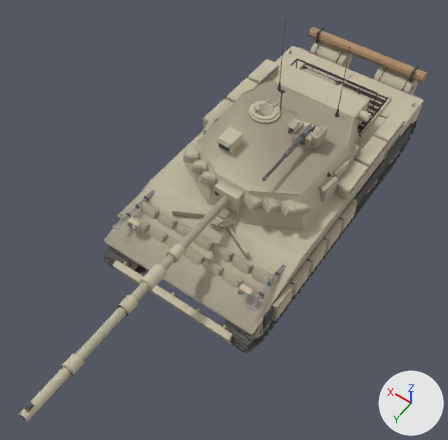
The glTF model assets/models/rus_mbt_90m.glb, before and after one commit.
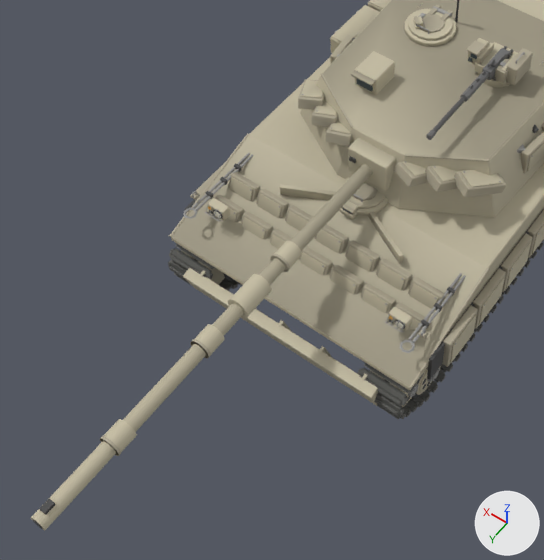
Each version appears first whole from a 50 mm lens placed at (-4.36, 8.01, 10.91), pointed at (-0.08, 2.02, 1.48), and next in a close-up on the part from 0% to 75% of the width and 22% to 100% of the height. Arrows for +X, +Y and +Z are at lower right; the lights stay in place. The older version's two pictures come first. Vertices at exactly the same position are counted once.

The scene before the commit, as lines of its bpy script (objects in view):
```python
me_barrel = bpy.data.meshes.new('barrel')
me_barrel.from_pydata(...)  # 284 vertices, 520 faces; spans x -0.28..0.28, y -0.15..5.31, z -0.21..0.21
# faces by material slot: [304, 60, 156]
me_barrel.materials.append(mat_paint_rus)
me_barrel.materials.append(mat_dark)
me_barrel.materials.append(mat_trim_rus)
me_body = bpy.data.meshes.new('body')
me_body.from_pydata(...)  # 18268 vertices, 30464 faces; spans x -1.89..1.89, y -4.17..3.73, z -0.06..1.83
me_body.materials.append(mat_rubber)
me_body.materials.append(mat_paint_rus)
me_body.materials.append(mat_dark)
me_body.materials.append(mat_metal)
me_body.materials.append(mat_track)
me_body.materials.append(mat_trim_rus)
me_body.materials.append(mat_light)
me_body.materials.append(mat_lens)
me_body.materials.append(mat_wood)
me_body.materials.append(mat_red)
me_body.materials.append(mat_glass)
me_turret = bpy.data.meshes.new('turret')
me_turret.from_pydata(...)  # 2646 vertices, 4520 faces; spans x -1.54..1.54, y -2.37..1.86, z 0.0..2.41
# faces by material slot: [1068, 1136, 1116, 872, 56, 48, 224]
me_turret.materials.append(mat_paint_rus)
me_turret.materials.append(mat_trim_rus)
me_turret.materials.append(mat_metal)
me_turret.materials.append(mat_dark)
me_turret.materials.append(mat_canvas)
me_turret.materials.append(mat_glass)
me_turret.materials.append(mat_gun)
ob_barrel = bpy.data.objects.new('barrel', me_barrel)
ob_barrel.location = (0.0, 1.7, 1.87)
ob_body = bpy.data.objects.new('body', me_body)
ob_body.location = (0.0, 0.0, 0.0)
ob_turret = bpy.data.objects.new('turret', me_turret)
ob_turret.location = (0.0, 0.0, 1.45)
```
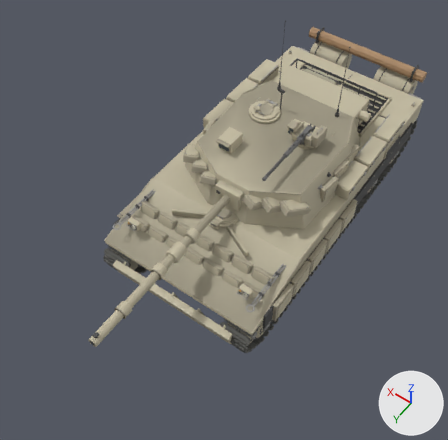
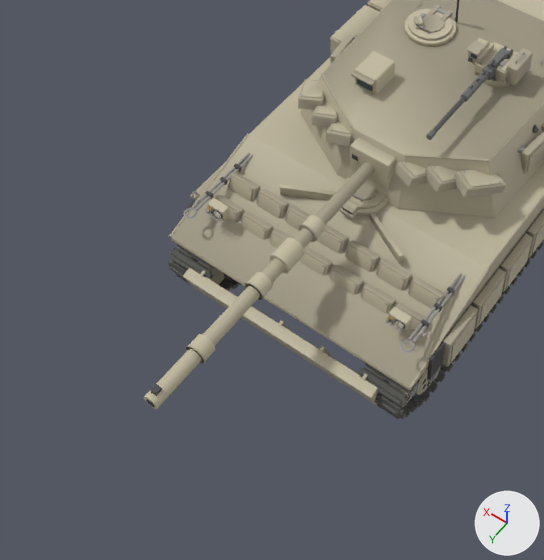
Boxes [x1, y1, x2, y2] around the edits, measured in the close-ups (544 x 560 px; the box of a moved part takes in the faces that stretch with it):
'barrel', reshaped (31% narrower, 31% shorter)
    before: [31, 138, 396, 530]
    after: [144, 138, 396, 409]
part 1 of me_barrel, moved or reshaped
    before: [31, 164, 373, 530]
    after: [144, 162, 375, 409]
part 2 of me_barrel, moved or reshaped
    before: [274, 241, 302, 272]
    after: [299, 215, 326, 242]
part 3 of me_barrel, moved or reshaped
    before: [194, 324, 225, 358]
    after: [246, 272, 273, 300]
part 4 of me_barrel, moved or reshaped
    before: [100, 419, 137, 454]
    after: [187, 334, 216, 363]
part 5 of me_barrel, moved or reshaped
    before: [228, 274, 272, 318]
    after: [270, 238, 305, 273]
part 6 of me_barrel, moved or reshaped
    before: [349, 156, 356, 163]
    after: [352, 154, 358, 161]
part 7 of me_barrel, moved or reshaped
    before: [33, 520, 42, 529]
    after: [146, 399, 155, 407]
part 8 of me_barrel, moved or reshaped
    before: [39, 499, 56, 515]
    after: [150, 384, 162, 396]
part 9 of me_barrel, moved or reshaped
    before: [270, 254, 290, 272]
    after: [299, 224, 318, 242]
part 10 of me_barrel, moved or reshaped
    before: [190, 339, 211, 358]
    after: [245, 282, 264, 300]
part 11 of me_barrel, moved or reshaped
    before: [100, 436, 121, 456]
    after: [186, 345, 206, 364]

The edits, one by one:
me_barrel is used by ob_barrel; location (0.0, 1.7, 1.87).
me_barrel had 284 vertices, 520 faces and spanned x -0.28..0.28, y -0.15..5.31, z -0.21..0.21.
me_barrel now has 284 vertices, 520 faces and spans x -0.28..0.28, y -0.15..3.82, z -0.21..0.21.
me_barrel part 1: the loose piece of 28 vertices spanning x -0.09..0.09, y 0.1..5.3, z -0.09..0.09 is scaled about the mesh origin by (1, 0.72, 1).
me_barrel part 2: the loose piece of 28 vertices spanning x -0.12..0.12, y 1.53..1.78, z -0.12..0.12 is scaled about the mesh origin by (1, 0.72, 1).
me_barrel part 3: the loose piece of 28 vertices spanning x -0.12..0.12, y 2.83..3.08, z -0.12..0.12 is scaled about the mesh origin by (1, 0.72, 1).
me_barrel part 4: the loose piece of 28 vertices spanning x -0.12..0.12, y 4.14..4.39, z -0.12..0.12 is scaled about the mesh origin by (1, 0.72, 1).
me_barrel part 5: the loose piece of 28 vertices spanning x -0.13..0.13, y 2.08..2.48, z -0.13..0.14 is scaled about the mesh origin by (1, 0.72, 1).
me_barrel part 6: the loose piece of 8 vertices spanning x 0.16..0.24, y 0.15..0.17, z 0.02..0.08 is moved by (0.0, -0.04, 0.0).
me_barrel part 7: the loose piece of 20 vertices spanning x -0.05..0.05, y 5.3..5.31, z -0.05..0.05 is moved by (0.0, -1.48, 0.0).
me_barrel part 8: the loose piece of 8 vertices spanning x -0.04..0.04, y 5.09..5.21, z 0.08..0.12 is scaled about the mesh origin by (1, 0.72, 1).
me_barrel part 9: the loose piece of 28 vertices spanning x -0.12..0.12, y 1.75..1.79, z -0.12..0.12 is moved by (0.0, -0.5, 0.0).
me_barrel part 10: the loose piece of 28 vertices spanning x -0.12..0.12, y 3.06..3.08, z -0.12..0.12 is moved by (0.0, -0.86, 0.0).
me_barrel part 11: the loose piece of 28 vertices spanning x -0.12..0.12, y 4.36..4.39, z -0.12..0.12 is moved by (0.0, -1.22, 0.0).
Other edits to the shape of me_barrel do not show in these pictures.
